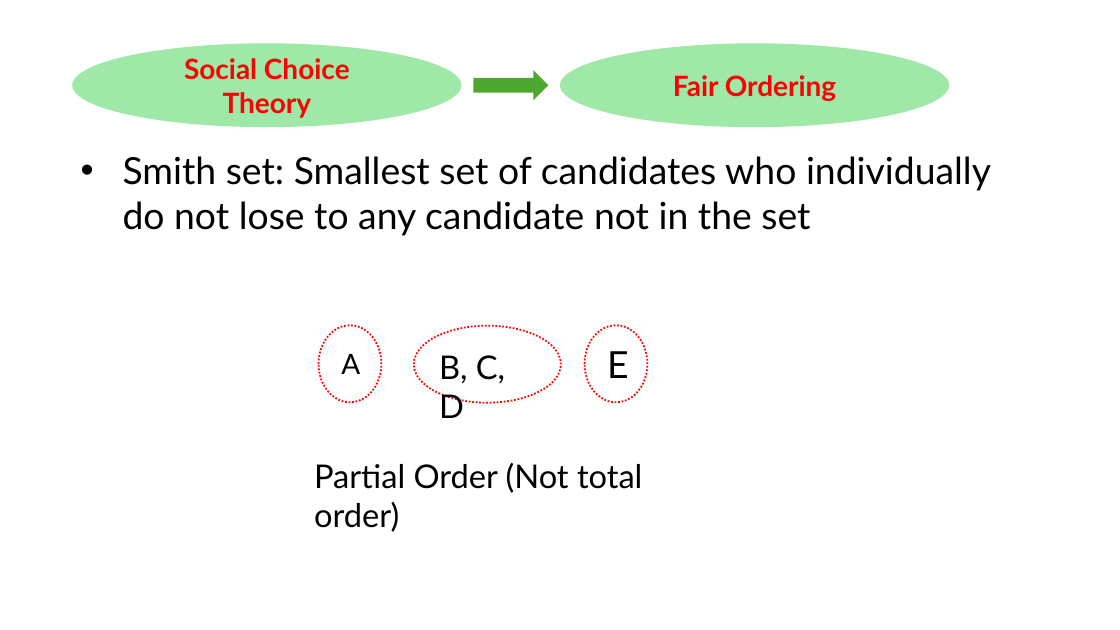
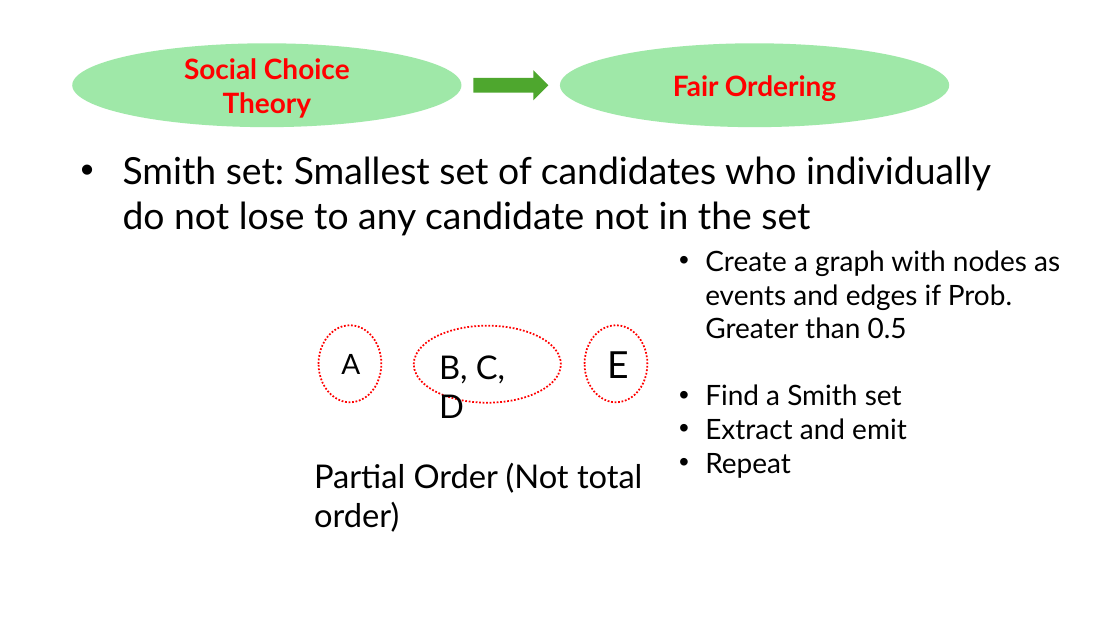
Before and after one commit to HaseebLUMS/Onyx-Presentation, a slide deck: slide 156 of thesis-latency-fairness.pptx (slide 155 before the commit). Drawn at 1120x630 pixels with LibreOffice and Linux fonts; fonts in the diff are those of the drawing. Boxes give left, top, right and bottom in pixels: in the first picture for what was removed or moved away, otherwise in the second. Text is boxed around its words. In the diff, an @@ line names an element or a change of style, - is before the commit and + after.

```diff
--- a/thesis-latency-fairness.pptx
+++ b/thesis-latency-fairness.pptx
@@ text added at [705, 250, 1060, 478], 24 pt, text #000000 @@
+• Create a graph with nodes as events and edges if Prob. Greater than 0.5
+• Find a Smith set
+• Extract and emit
+• Repeat
```
Also in this commit, not shown: 7 other slides changed, 1 slide added.
